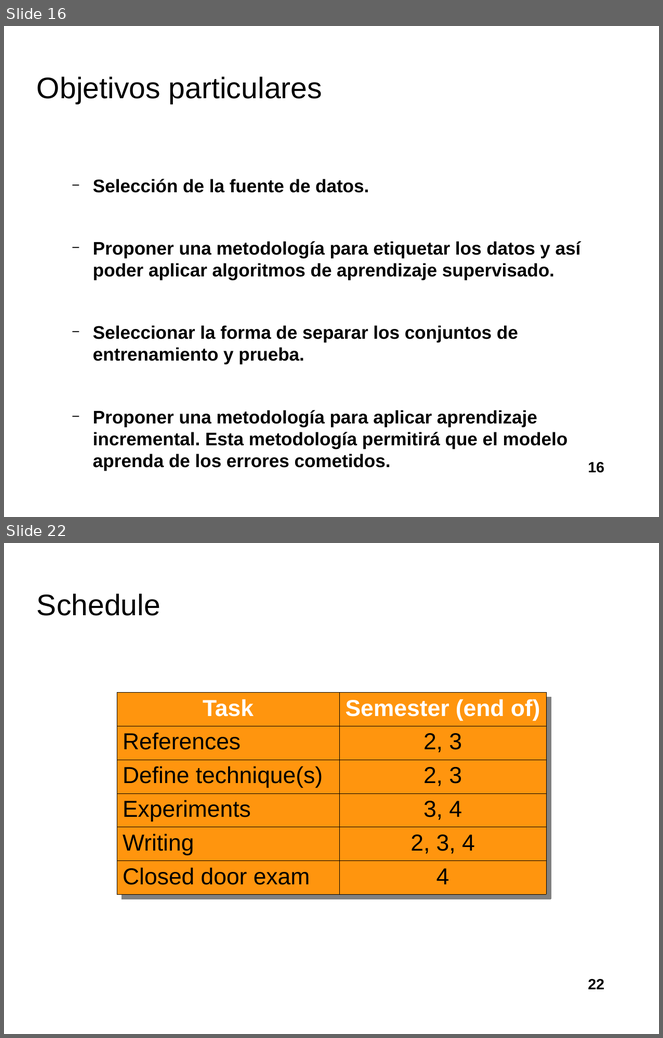
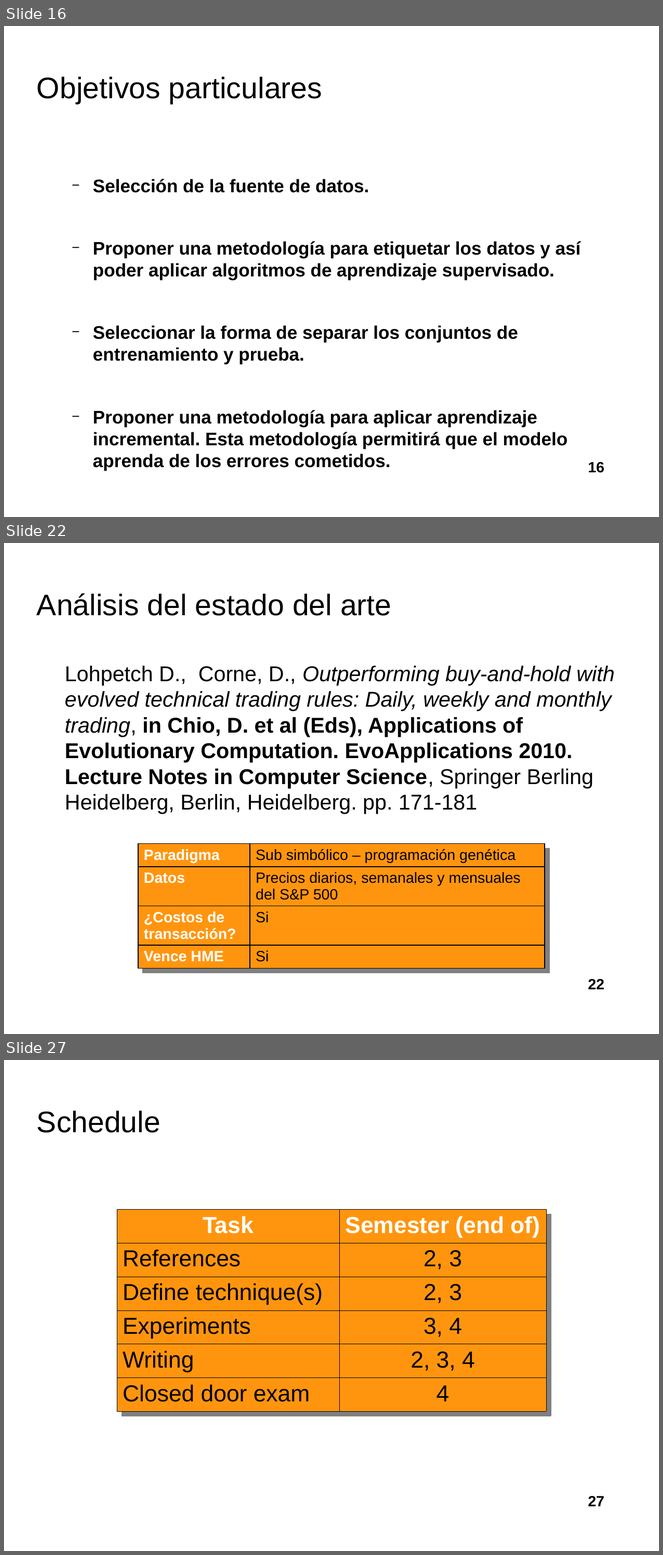
Before and after one commit to davidrmh/Thesis, a slide deck: presentaciones_finales/presentacion_seminario_B19.odp. Shown one above the other, each under a label of ours: slides 16 and 22 before the commit, slides 16, 22 and 27 after it; the slides between them are not shown. The pictures are 663x1038 and 663x1555 pixels, drawn with LibreOffice and Linux fonts; fonts in the diff are those of the drawing; background and template pictures are left out. Boxes give left, top, right and bottom in pixels: in the first picture for what was removed or moved away, otherwise in the second. Text is boxed around its words. In the diff, an @@ line names an element or a change of style, - is before the commit and + after.

Commit message:
Agrega estado del arte

```diff
--- a/presentaciones_finales/presentacion_seminario_B19.odp
+++ b/presentaciones_finales/presentacion_seminario_B19.odp
@@ slide 22 added at bbox=[4, 543, 659, 1034], background picture (left out) @@
@@ title added at bbox=[37, 593, 391, 616], 36 pt, text #000000 @@
+Análisis del estado del arte
@@ text added at bbox=[65, 666, 614, 814], 26 pt, text #000000 @@
+Lohpetch D., Corne, D., Outperforming buy-and-hold with evolved technical trading rules: Daily, weekly and monthly trading, in Chio, D. et al (Eds), Applications of Evolutionary Computation. EvoApplications 2010. Lecture Notes in Computer Science, Springer Berling Heidelberg, Berlin, Heidelberg. pp. 171-181
@@ table added at bbox=[138, 844, 545, 969], 4 rows, 2 columns @@
+Paradigma | Sub simbólico – programación genética
+Datos | Precios diarios, semanales y mensuales del S&P 500
+¿Costos de transacción? | Si
+Vence HME | Si
@@ page number added at bbox=[588, 979, 605, 990], 18 pt, text #000000, bold @@
+22
@@ what was slide 22 is now slide 27 @@
@@ page number at bbox=[588, 1496, 605, 1507]: text changed @@
-22
+27
```
Also in this commit, not shown: 3 slides changed, 6 other slides added, 2 slides removed, 1 other file.
